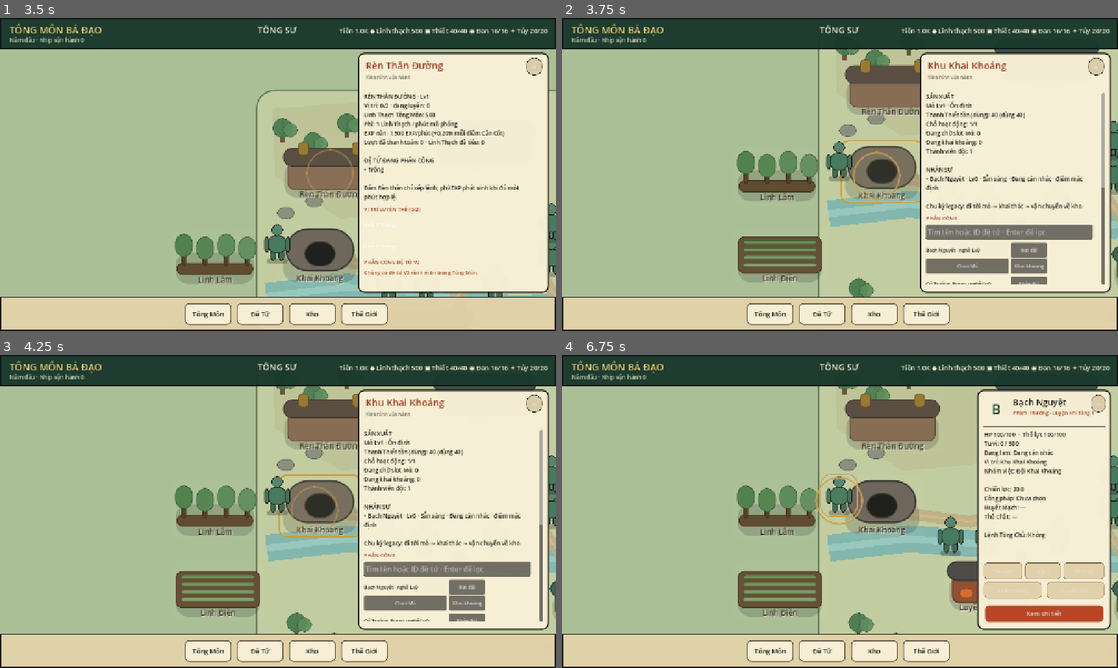
Above: before the commit, frames 1-4 (two rows, left to right).
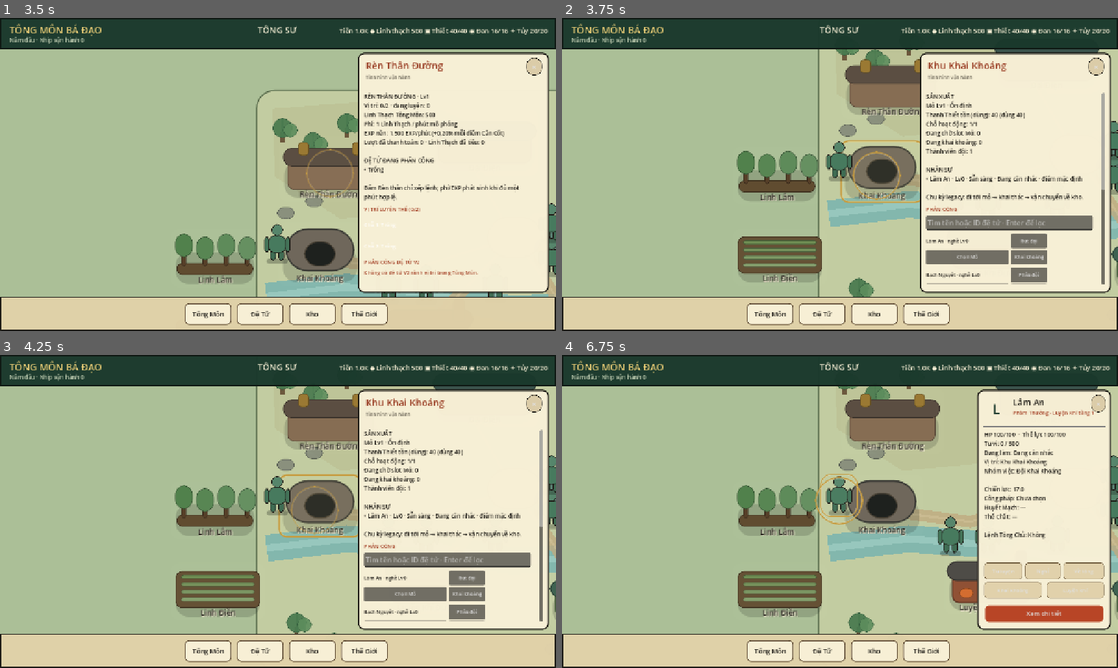
Above: after the commit, the same moments.

Repository: vuanhtuan161094-byte/TongMonBaDao
Game: Godot game, scene res://scenes/p3/p3_2_landscape_sect.tscn
Same seed, same stepped clock (60 frames per second), same inputs: the game is played once before the commit and once after it.
Inputs (mouse positions are in pixels of both pictures, inside the frame that each line leads up to):
- Up to frame 1 (3.5 s): click (278, 89) at 0.5 s; click (511, 161) at 1.25 s; click (189, 174) at 2 s; click (428, 330) at 2.75 s
- Up to frame 2 (3.75 s): click (884, 252) at 3.5 s
- Up to frame 3 (4.25 s): no input
- Up to frame 4 (6.75 s): click (778, 511) at 4.25 s; click (1006, 561) at 5.02 s; type "12" at 5.1 s; click (778, 589) at 5.75 s; click (840, 411) at 6.52 s

Frame 1 is identical in both runs. In frame 2, 4.3% of the frame differs, in the area x 65-98%, y 50-86%; in frame 3, 4.3%; in frame 4, 0.2%.

Commit message:
DV2: persist exactly-once foundation growth receipts without new economy ledger

Diff:
--- a/godot/src/simulation/state/sect_state.gd
+++ b/godot/src/simulation/state/sect_state.gd
@@ -94,6 +94,8 @@
 var disciple_generation_event_count: int = 0
 # P3.7C1 open-point lục duy + Dẫn Tiên recruitment authority.
 var foundation_points_enabled: bool = false
+# Exactly-once earned-resource -> permanent foundation transactions.
+var foundation_growth_receipts: Dictionary = {}
 var guidance_recruitment_enabled: bool = false
 # DV2-01 explicit opt-in: do not modify P0-P3.7C1 births when false.
 var disciple_v2_birth_enabled: bool = false
@@ -208,6 +210,8 @@
         data["disciple_generation_event_count"] = disciple_generation_event_count
         data["foundation_points_enabled"] = foundation_points_enabled
         data["guidance_recruitment_enabled"] = guidance_recruitment_enabled
+    if not foundation_growth_receipts.is_empty():
+        data["foundation_growth_receipts"] = foundation_growth_receipts.duplicate(true)
     if disciple_v2_birth_enabled:
         data["disciple_v2_birth_enabled"] = true
     if v2_training_enabled or not v2_training_rules.is_empty():
@@ -307,6 +311,9 @@
     state.disciple_recruitment_tokens = maxi(int(data.get("disciple_recruitment_tokens", 0)), 0)
     state.disciple_generation_event_count = maxi(int(data.get("disciple_generation_event_count", 0)), 0)
     state.foundation_points_enabled = bool(data.get("foundation_points_enabled", false))
+    var saved_growth_receipts = data.get("foundation_growth_receipts", {})
+    if saved_growth_receipts is Dictionary:
+        state.foundation_growth_receipts = saved_growth_receipts.duplicate(true)
     state.guidance_recruitment_enabled = bool(data.get("guidance_recruitment_enabled", false))
     state.disciple_v2_birth_enabled = bool(data.get("disciple_v2_birth_enabled", false))
     state.v2_training_enabled = bool(data.get("v2_training_enabled", false))
